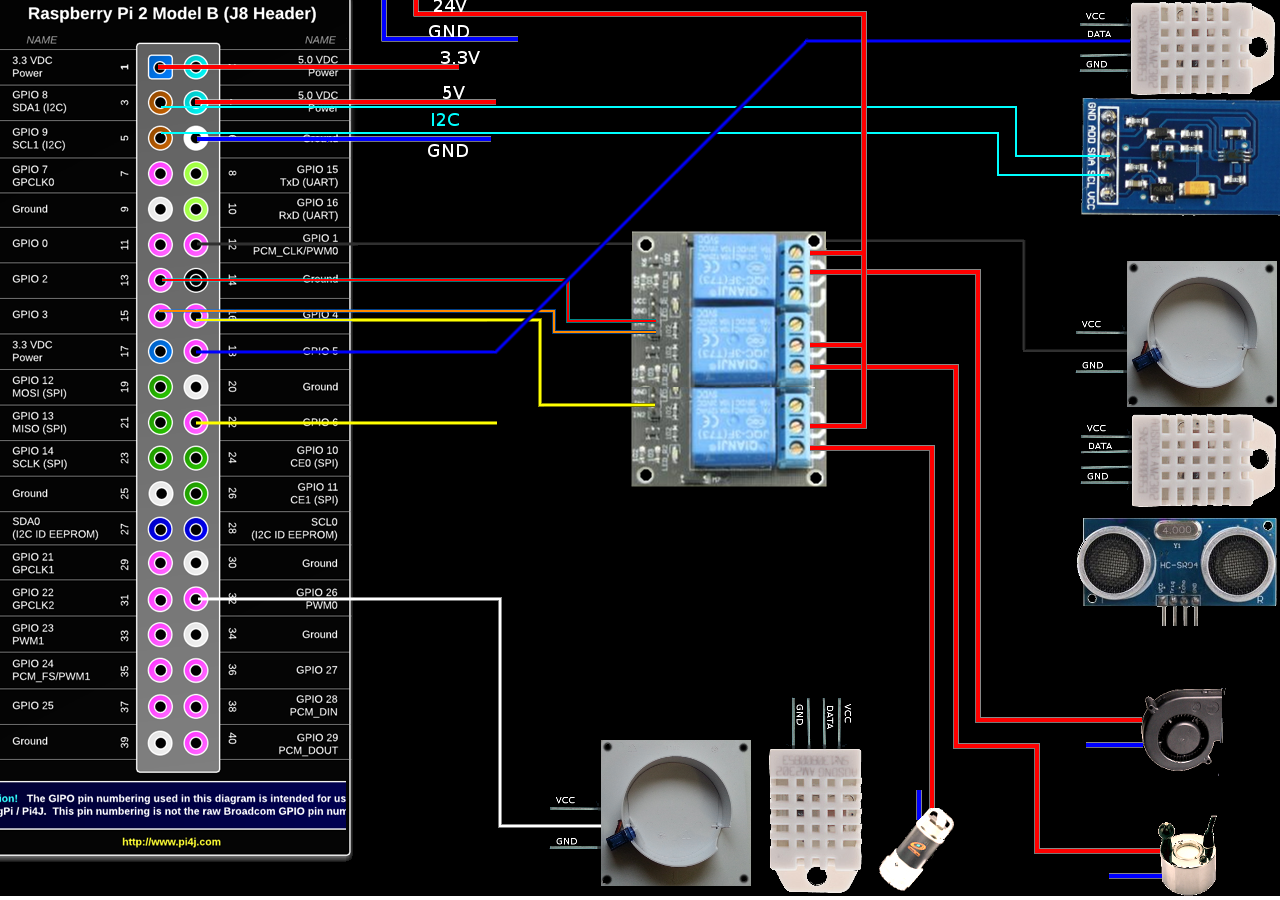
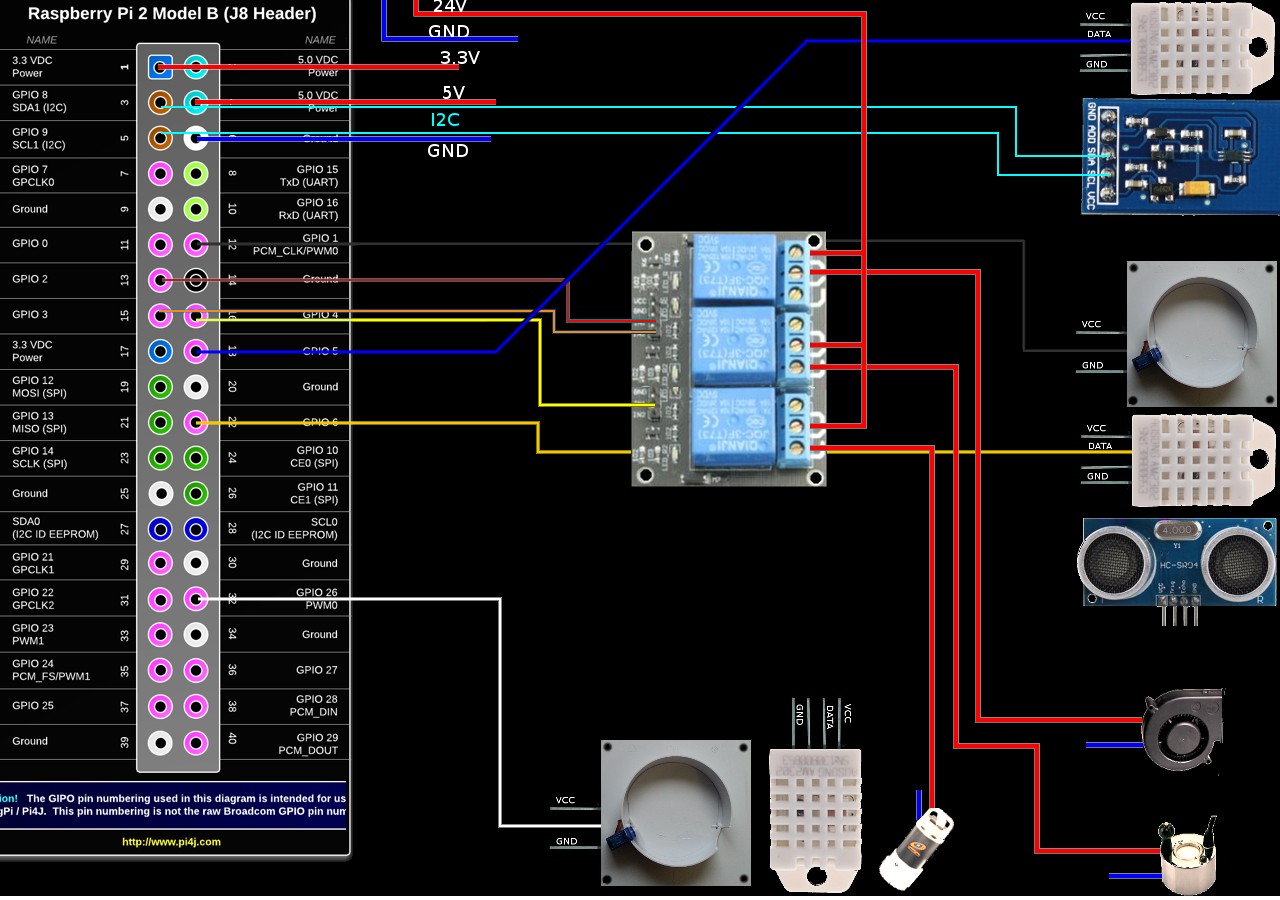
Comparing the layer stacks of the two w=1280, h=900 images. Changes:
painted on "Background" over (x1=196, y1=421, x2=1132, y2=454)
